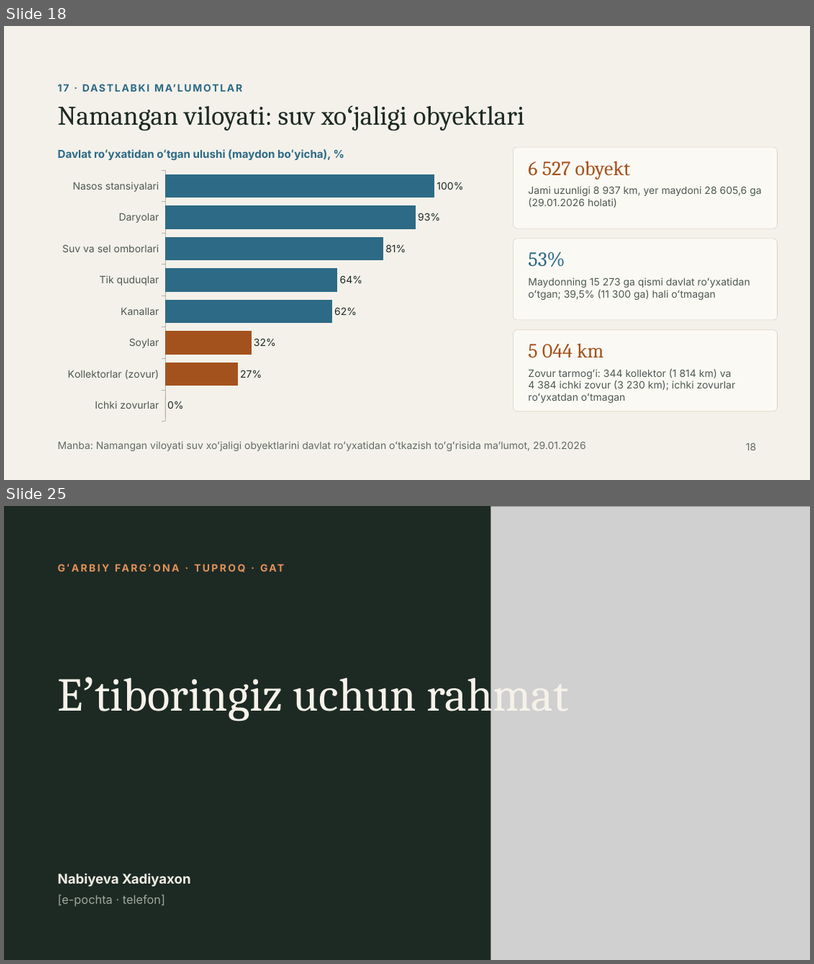
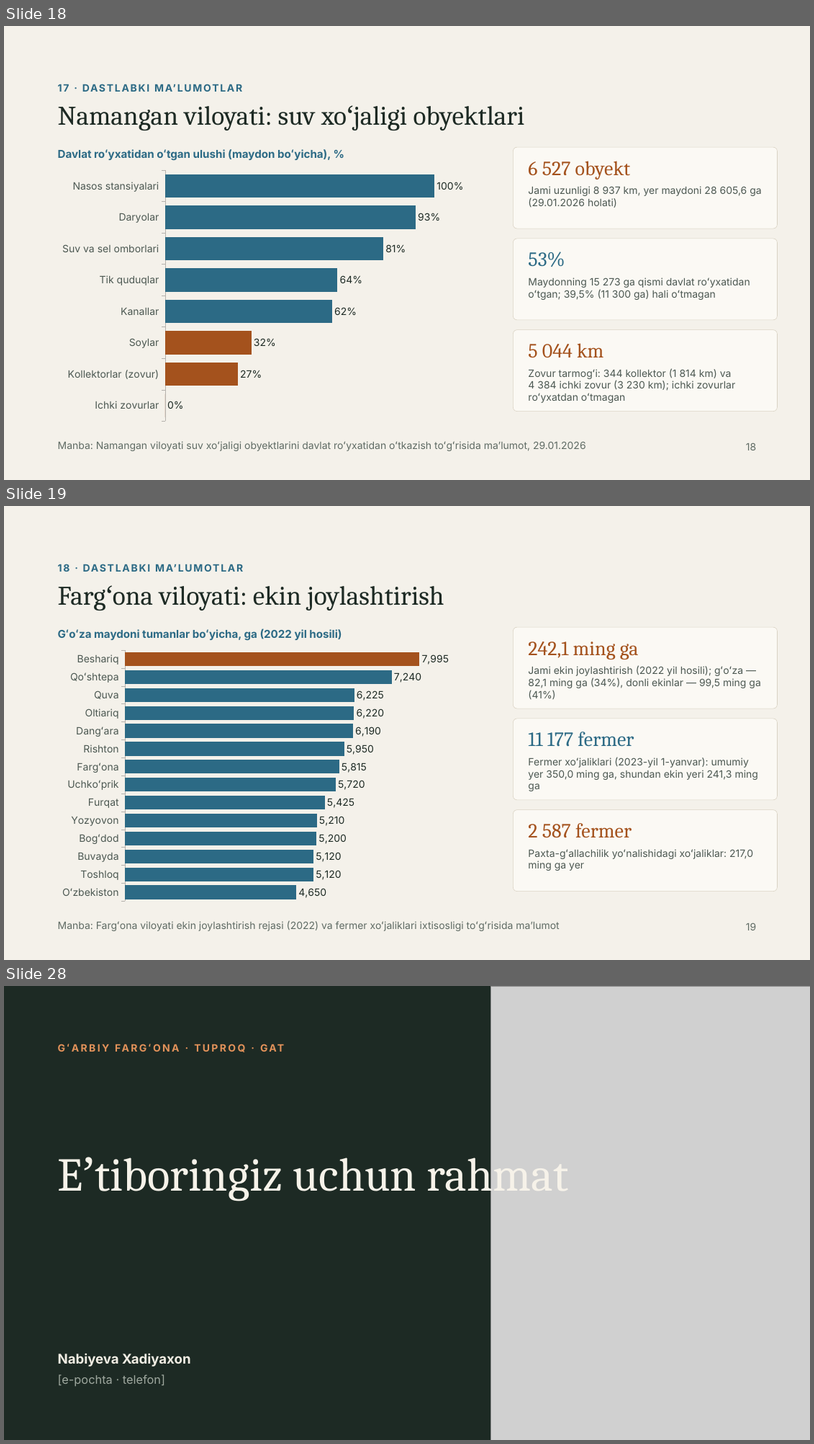
Before and after one commit to Rasuljon007/mirzohid-loyiha, a slide deck: Garbiy_Farg_ona_tuproqlari_GAT_asosida_bashoratlash.pptx. Shown one above the other, each under a label of ours: slides 18 and 25 before the commit, slides 18, 19 and 28 after it; the slides between them are not shown. The pictures are 814x964 and 814x1444 pixels, drawn with LibreOffice and Linux fonts; fonts in the diff are those of the drawing; grey boxes stand for pictures. Boxes give left, top, right and bottom in pixels: in the first picture for what was removed or moved away, otherwise in the second. Text is boxed around its words. In the diff, an @@ line names an element or a change of style, - is before the commit and + after.

```diff
--- a/Garbiy_Farg_ona_tuproqlari_GAT_asosida_bashoratlash.pptx
+++ b/Garbiy_Farg_ona_tuproqlari_GAT_asosida_bashoratlash.pptx
@@ slide 19 added at bbox=[4, 506, 810, 960], background #F4F1EA @@
@@ text added at bbox=[58, 560, 778, 576], 12 pt, text #2C6A85, bold @@
+18 · DASTLABKI MAʼLUMOTLAR
@@ title added at bbox=[160, 586, 444, 610], 32 pt, text #1D2A24 @@
+Fargʻona viloyati: ekin joylashtirish
@@ text added at bbox=[58, 628, 342, 640], 13 pt, text #2C6A85, bold @@
+Gʻoʻza maydoni tumanlar boʻyicha, ga (2022 yil hosili)
@@ rounded rectangle added at bbox=[513, 627, 778, 708], fill #FBF9F4, outline #D9D2C3 0.5 pt @@
@@ bar chart added at bbox=[54, 645, 484, 906] @@
+categories: Beshariq, Qoʻshtepa, Quva, Oltiariq, Dangʻara, Rishton, Fargʻona, Uchkoʻprik, Furqat, Yozyovon, Bogʻdod, Buvayda, Toshloq, Oʻzbekiston
+Series 1: 7995, 7240, 6225, 6220, 6190, 5950, 5815, 5720, 5425, 5210, 5200, 5120, 5120, 4650
@@ text added at bbox=[528, 641, 639, 659], 24 pt, text #A4521D @@
+242,1 ming ga
@@ text added at bbox=[528, 665, 761, 699], 12 pt, text #4C5852 @@
+Jami ekin joylashtirish (2022 yil hosili); gʻoʻza — 82,1 ming ga (34%), donli ekinlar — 99,5 ming ga (41%)
@@ rounded rectangle added at bbox=[513, 718, 778, 800], fill #FBF9F4, outline #D9D2C3 0.5 pt @@
@@ text added at bbox=[528, 731, 634, 746], 24 pt, text #2C6A85 @@
+11 177 fermer
@@ text added at bbox=[528, 757, 759, 791], 12 pt, text #4C5852 @@
+Fermer xoʻjaliklari (2023-yil 1-yanvar): umumiy yer 350,0 ming ga, shundan ekin yeri 241,3 ming ga
@@ rounded rectangle added at bbox=[513, 810, 778, 891], fill #FBF9F4, outline #D9D2C3 0.5 pt @@
@@ text added at bbox=[528, 823, 632, 837], 24 pt, text #A4521D @@
+2 587 fermer
@@ text added at bbox=[528, 849, 754, 870], 12 pt, text #4C5852 @@
+Paxta-gʻallachilik yoʻnalishidagi xoʻjaliklar: 217,0 ming ga yer
@@ text added at bbox=[58, 920, 559, 931], 12 pt, text #5F6B64 @@
+Manba: Fargʻona viloyati ekin joylashtirish rejasi (2022) va fermer xoʻjaliklari ixtisosligi toʻgʻrisida maʼlumot
@@ text added at bbox=[746, 923, 756, 930], 12 pt, text #5F6B64 @@
+19
@@ what was slide 25 is now slide 28 @@
```
Also in this commit, not shown: 7 slides changed, 2 other slides added.
